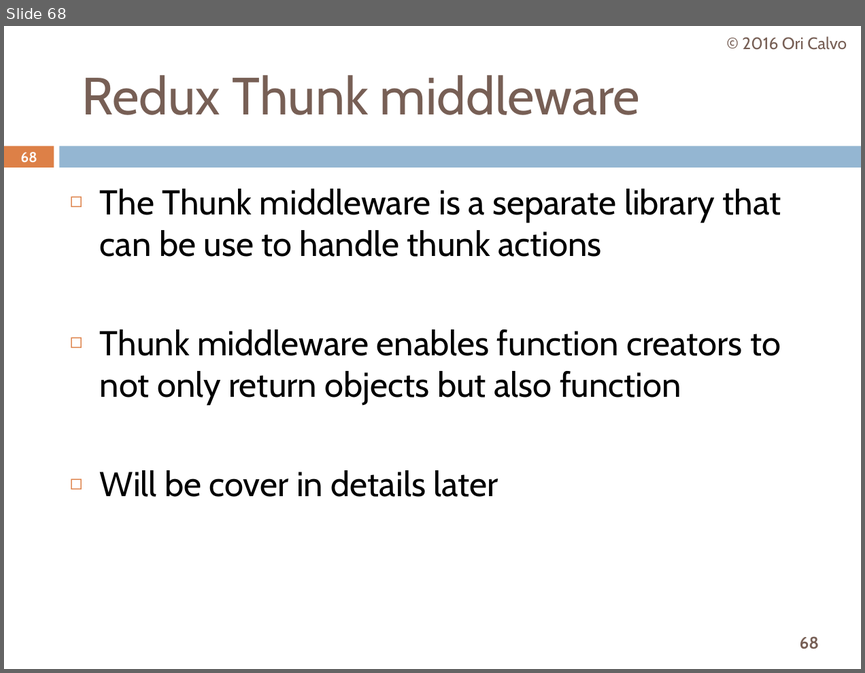
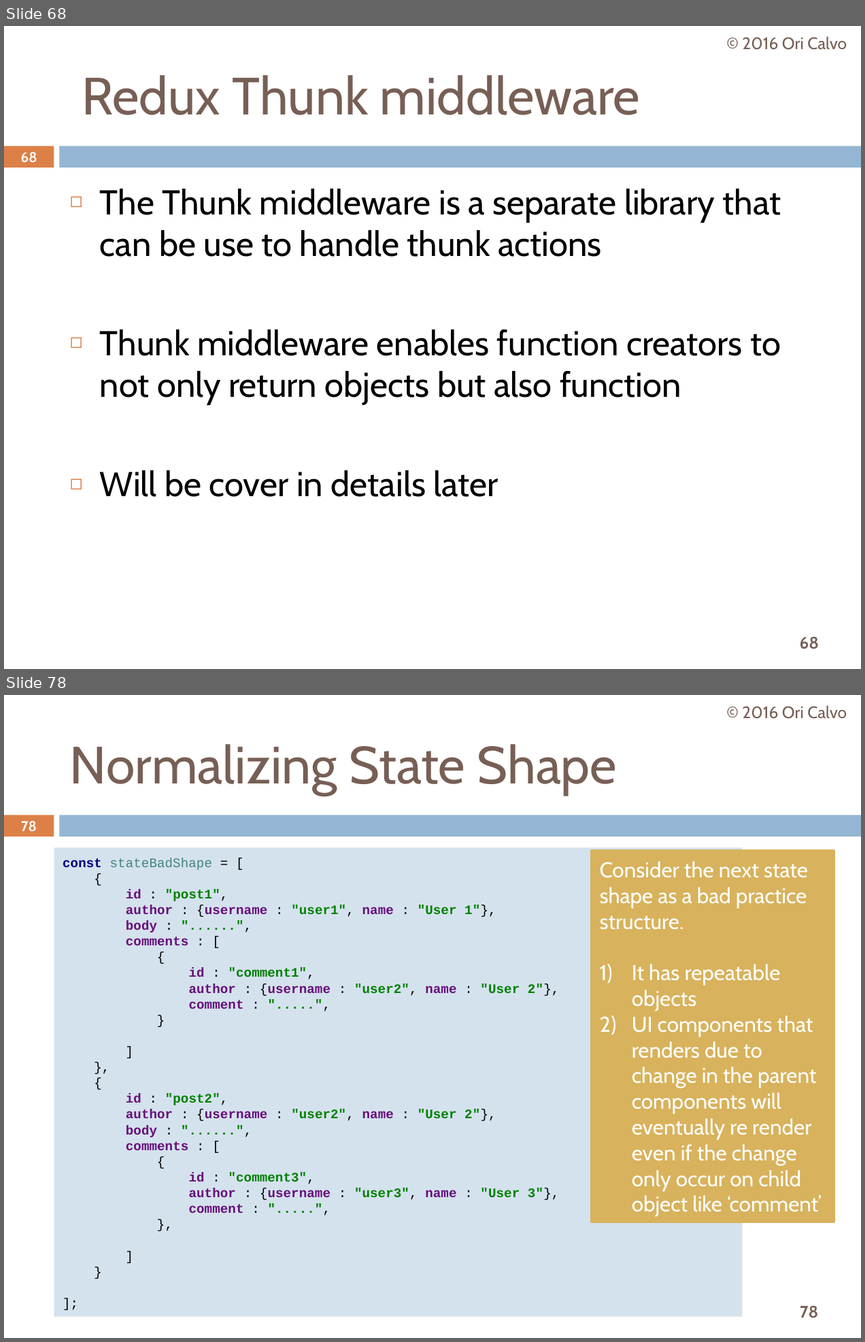
Before and after one commit to oricalvo/course-redux, a slide deck: Redux.pptx. Shown one above the other, each under a label of ours: slide 68 before the commit, slides 68 and 78 after it; the slides between them are not shown. The pictures are 865x673 and 865x1342 pixels, drawn with LibreOffice and Linux fonts; fonts in the diff are those of the drawing. Boxes give left, top, right and bottom in pixels: in the first picture for what was removed or moved away, otherwise in the second. Text is boxed around its words. In the diff, an @@ line names an element or a change of style, - is before the commit and + after.

```diff
--- a/Redux.pptx
+++ b/Redux.pptx
@@ slide 78 added at [4,695,861,1338], background #FFFFFF; not listed: 3 template elements that a slide beside it also shows @@
@@ text added at [742,705,847,719], 14 pt, text #775F55 @@
+© 2016 Ori Calvo
@@ title added at [70,744,617,795], 44 pt, text #775F55 @@
+Normalizing State Shape
@@ page number added at [21,821,37,832], 11.9 pt, text #FFFFFF, bold @@
+78
@@ rectangle added at [54,847,742,1317], fill #D4E2ED, 11 pt, text #008000, bold @@
+const stateBadShape = [
+{
+id : "post1",
+author : {username : "user1", name : "User 1"},
+body : "......",
+comments : [
+{
+id : "comment1",
+author : {username : "user2", name : "User 2"},
+comment : ".....",
+}
+]
+},
+{
+id : "post2",
+author : {username : "user2", name : "User 2"},
+body : "......",
+comments : [
+{
+id : "comment3",
+author : {username : "user3", name : "User 3"},
+comment : ".....",
+},
+]
+}
+];
@@ rectangle added at [591,850,834,1221], fill #D8B25C, outline #D8B25C 1.5 pt, 18 pt, text #FFFFFF @@
+Consider the next state shape as a bad practice structure.
+1) It has repeatable objects
+2) UI components that renders due to change in the parent components will eventually re render even if the change only occur on child object like ‘comment’
```
Also in this commit, not shown: 9 slides changed, 15 other slides added.
